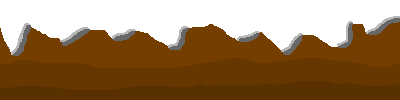
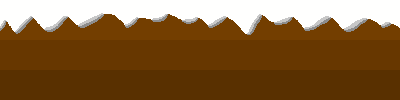
Before/after of a 400 x 100 layered artwork. What changed in the layer stack:
painted on "neige" over bbox(0, 13, 400, 90)
